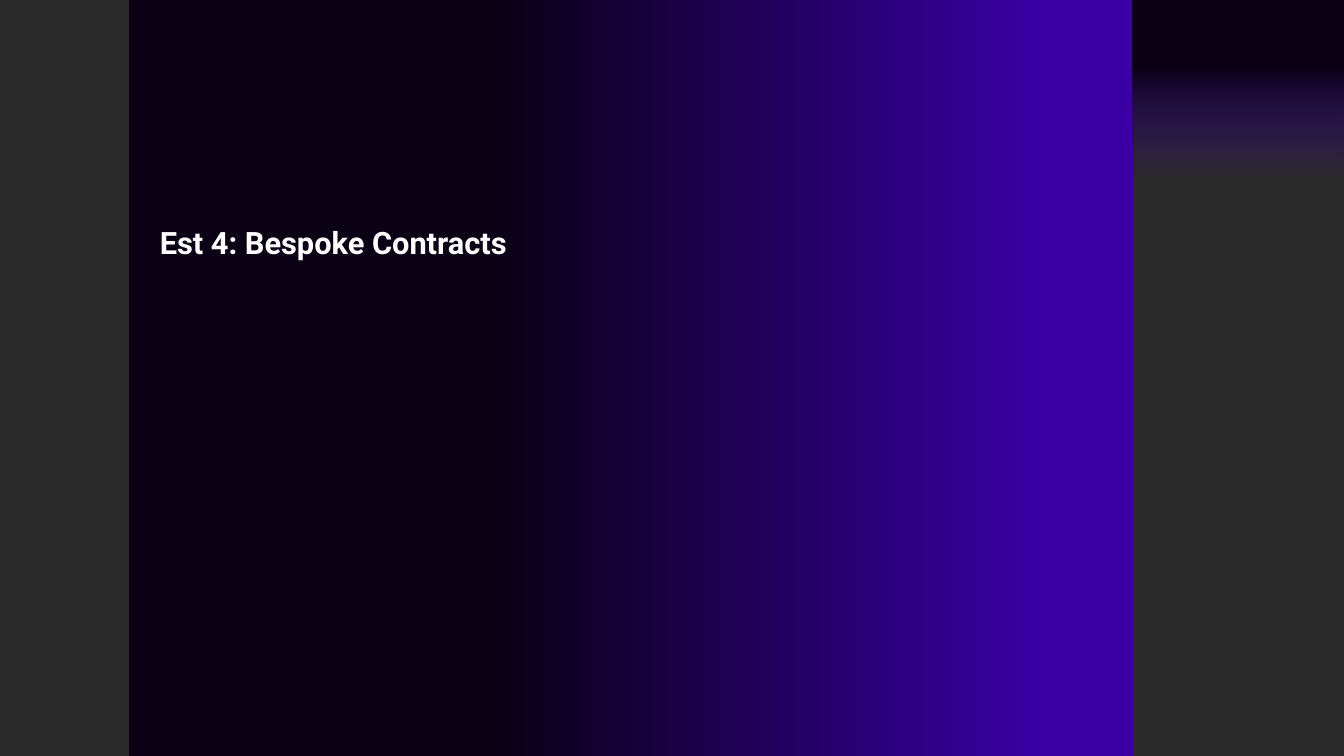
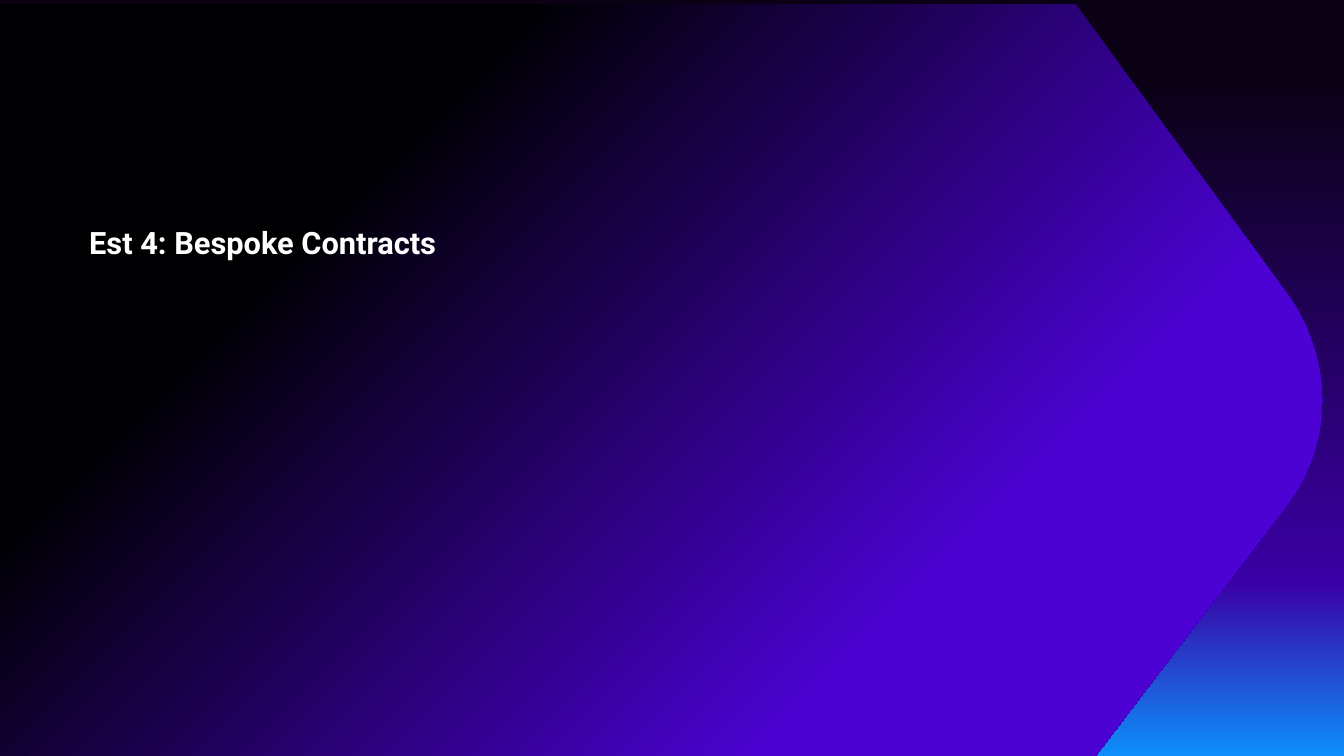
Before and after one commit to MartinWhippD55/d55-analysis, a slide deck: slide 6 of analysis/BRYT/contract-note/BRYT Contract Note Rework - Estimates.pptx (slide 11 before the commit). Drawn at 1344x756 pixels with LibreOffice and Linux fonts; fonts in the diff are those of the drawing; background and template pictures are left out; a plain dark background stands for a picture behind light text. Boxes give left, top, right and bottom in pixels: in the first picture for what was removed or moved away, otherwise in the second. Text is boxed around its words. In the diff, an @@ line names an element or a change of style, - is before the commit and + after.

```diff
--- a/analysis/BRYT/contract-note/BRYT Contract Note Rework - Estimates.pptx
+++ b/analysis/BRYT/contract-note/BRYT Contract Note Rework - Estimates.pptx
@@ background picture (left out) to #FFFFFF @@
@@ rectangle: place and size @@
-rectangle at (129,0,1134,756)
+rectangle at (0,0,1344,756)
@@ rectangle at (0,0,1344,756): fill gradient #3A00A5 to #0A0114 to gradient #0A0114 to #3A00A5 to #0D8EF9 to #2458E9 @@
@@ freeform shape added at (0,4,1323,756), fill gradient #000003 to #4B02D2 @@
@@ rectangle removed at (1133,0,1344,177) @@
@@ title "Est 4: Bespoke Contracts": place and size @@
-title "Est 4: Bespoke Contracts" at (160,231,507,261)
+title "Est 4: Bespoke Contracts" at (89,231,436,261)
```
Also in this commit, not shown: 7 other slides changed, 7 slides removed, 9 other files.
